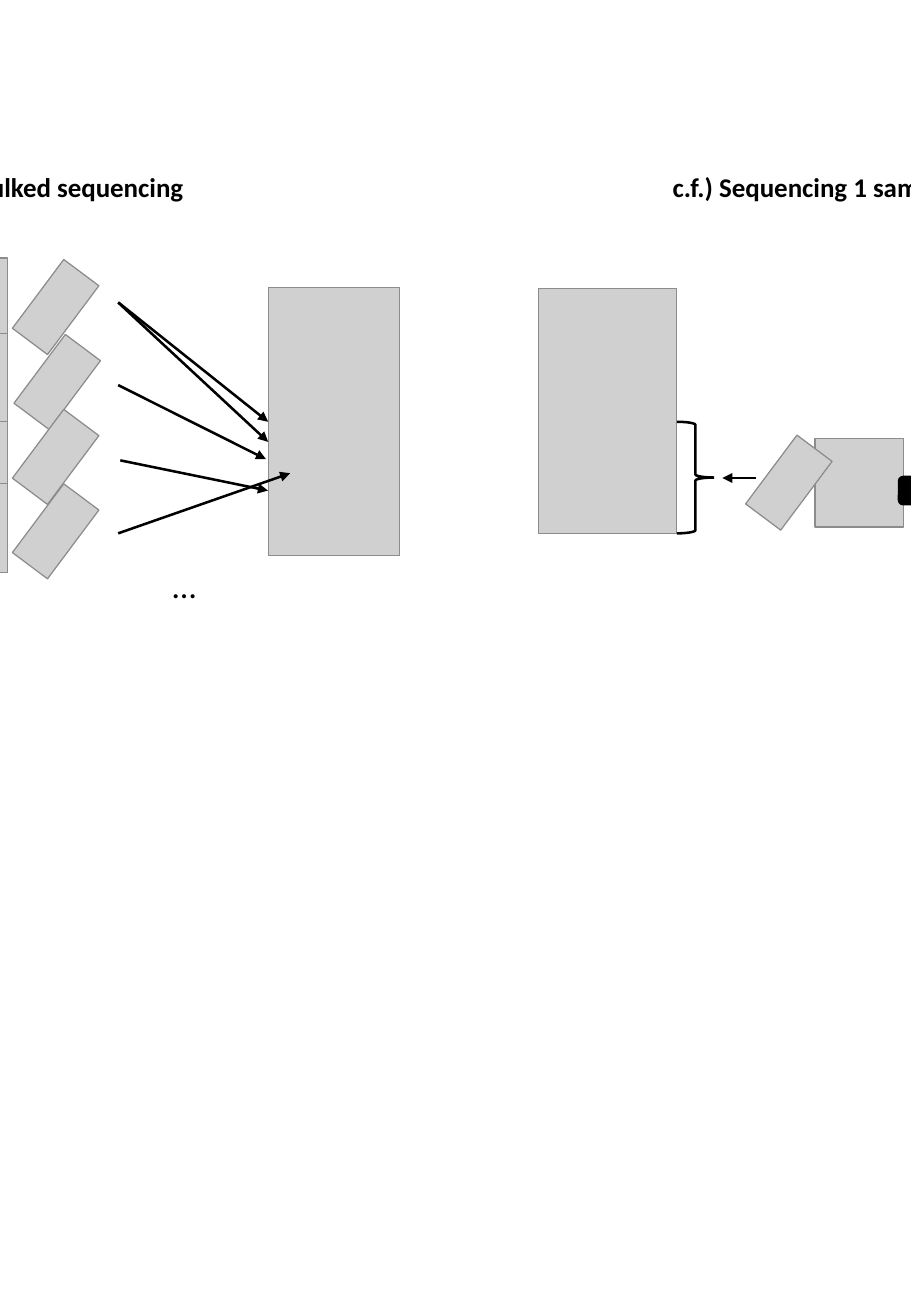
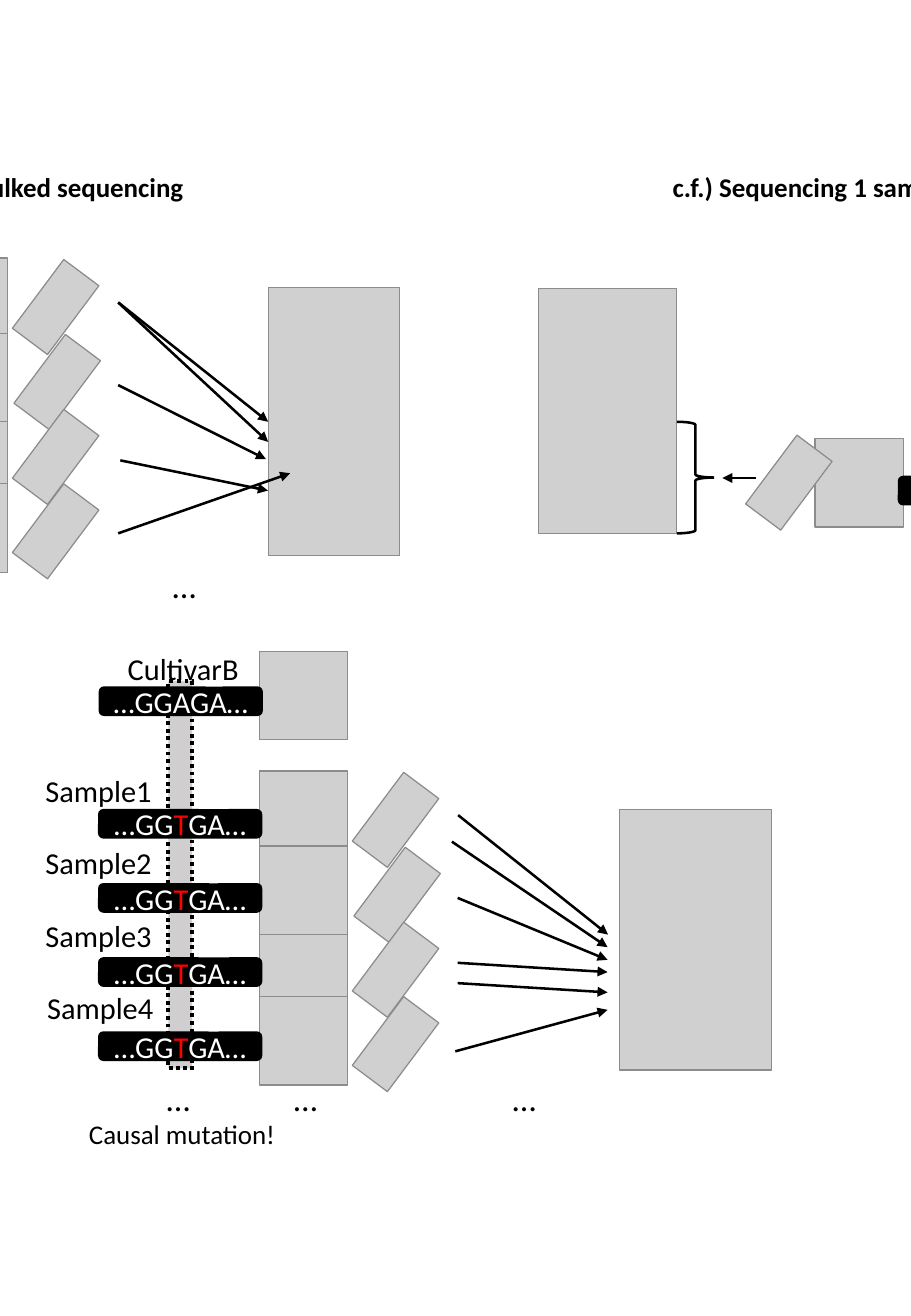
Before and after one commit to slt666666/FAO_lecture, a slide deck: slide 11 of FAO_2024/mutmapqtlseq.pptx. Drawn at 911x1316 pixels with LibreOffice and Linux fonts; fonts in the diff are those of the drawing; grey boxes stand for pictures. Boxes give left, top, right and bottom in pixels: in the first picture for what was removed or moved away, otherwise in the second. Text is boxed around its words. In the diff, an @@ line names an element or a change of style, - is before the commit and + after.

```diff
--- a/FAO_2024/mutmapqtlseq.pptx
+++ b/FAO_2024/mutmapqtlseq.pptx
@@ text added at (128,659,239,688), 18 pt, text #000000 @@
+CultivarB
@@ picture added at (260,651,349,740) @@
@@ rounded speech box added at (100,688,262,715), fill #000000, outline #000000 1 pt, 18 pt, text #FFFFFF @@
+…GGAGA…
@@ rectangle added at (169,681,193,1069), fill #D0CECE, outline #000000 2.25 pt dashed @@
@@ picture added at (260,771,349,860) @@
@@ picture added at (353,773,439,868) @@
@@ text added at (45,781,151,807), 18 pt, text #000000 @@
+Sample1
@@ rounded speech box added at (98,810,261,838), fill #000000, outline #000000 1 pt, 18 pt, text #FFFFFF @@
+…GGTGA…
@@ arrow added from (458, 815) to (609, 934), #000000 1.5 pt @@
@@ picture added at (619,810,771,1070) @@
@@ text added at (45,853,151,879), 18 pt, text #000000 @@
+Sample2
@@ picture added at (260,847,349,935) @@
@@ picture added at (354,847,441,942) @@
@@ arrow added from (452, 842) to (607, 947), #000000 1.5 pt @@
@@ rounded speech box added at (98,884,261,912), fill #000000, outline #000000 1 pt, 18 pt, text #FFFFFF @@
+…GGTGA…
@@ arrow added from (458, 898) to (607, 960), #000000 1.5 pt @@
@@ text added at (45,926,151,952), 18 pt, text #000000 @@
+Sample3
@@ picture added at (260,922,349,1011) @@
@@ picture added at (353,922,439,1018) @@
@@ rounded speech box added at (98,958,261,986), fill #000000, outline #000000 1 pt, 18 pt, text #FFFFFF @@
+…GGTGA…
@@ arrow added from (458, 963) to (607, 972), #000000 1.5 pt @@
@@ arrow added from (458, 983) to (607, 992), #000000 1.5 pt @@
@@ text added at (47,998,153,1024), 18 pt, text #000000 @@
+Sample4
@@ picture added at (260,996,349,1085) @@
@@ picture added at (353,996,439,1092) @@
@@ arrow added from (456, 1052) to (607, 1009), #000000 1.5 pt @@
@@ rounded speech box added at (98,1032,261,1060), fill #000000, outline #000000 1 pt, 18 pt, text #FFFFFF @@
+…GGTGA…
@@ text added at (134,1071,222,1125), 20 pt, text #000000 @@
+…
@@ text added at (261,1071,350,1125), 20 pt, text #000000 @@
+…
@@ text added at (480,1071,568,1125), 20 pt, text #000000 @@
+…
@@ text added at (89,1125,275,1145), 16 pt, text #000000 @@
+Causal mutation!
```
Also in this commit, not shown: 1 other file.
